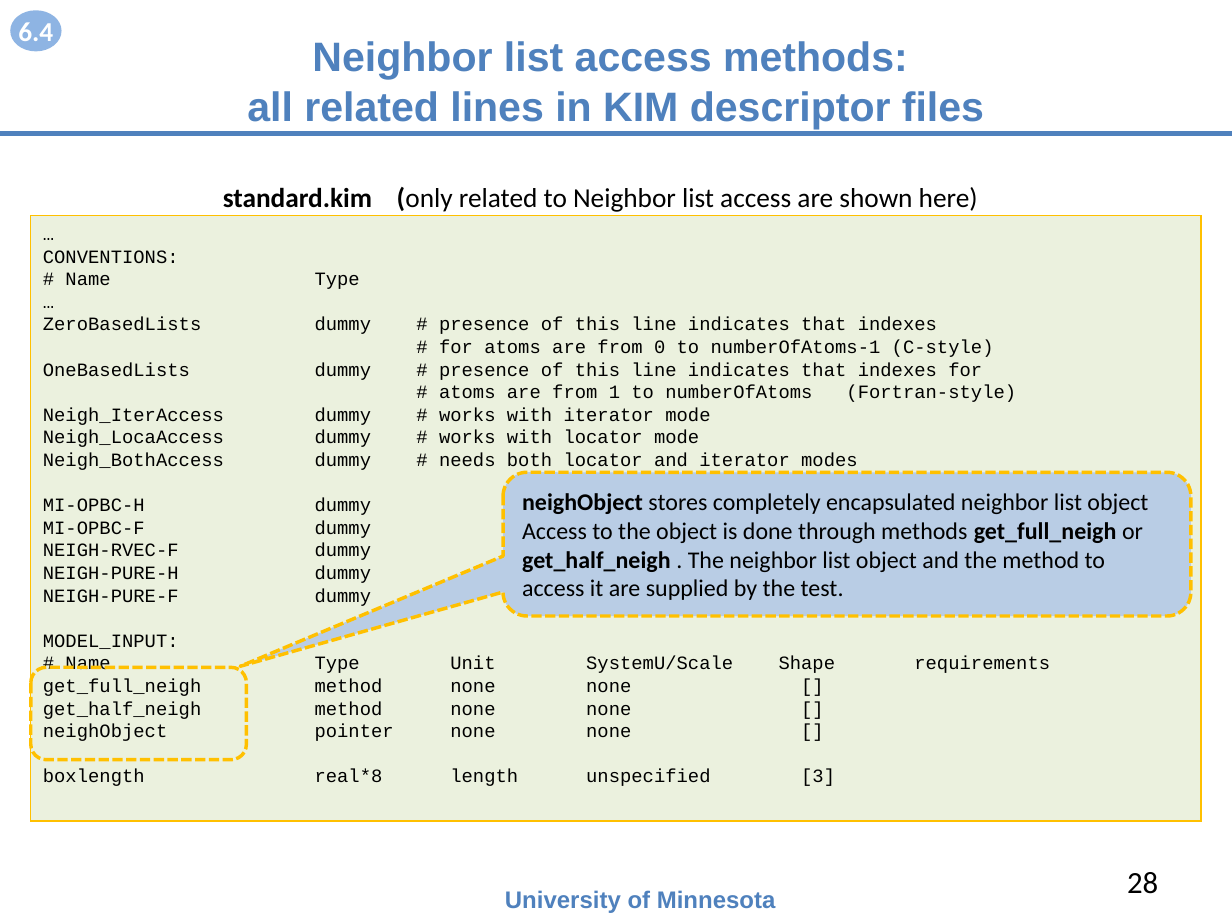
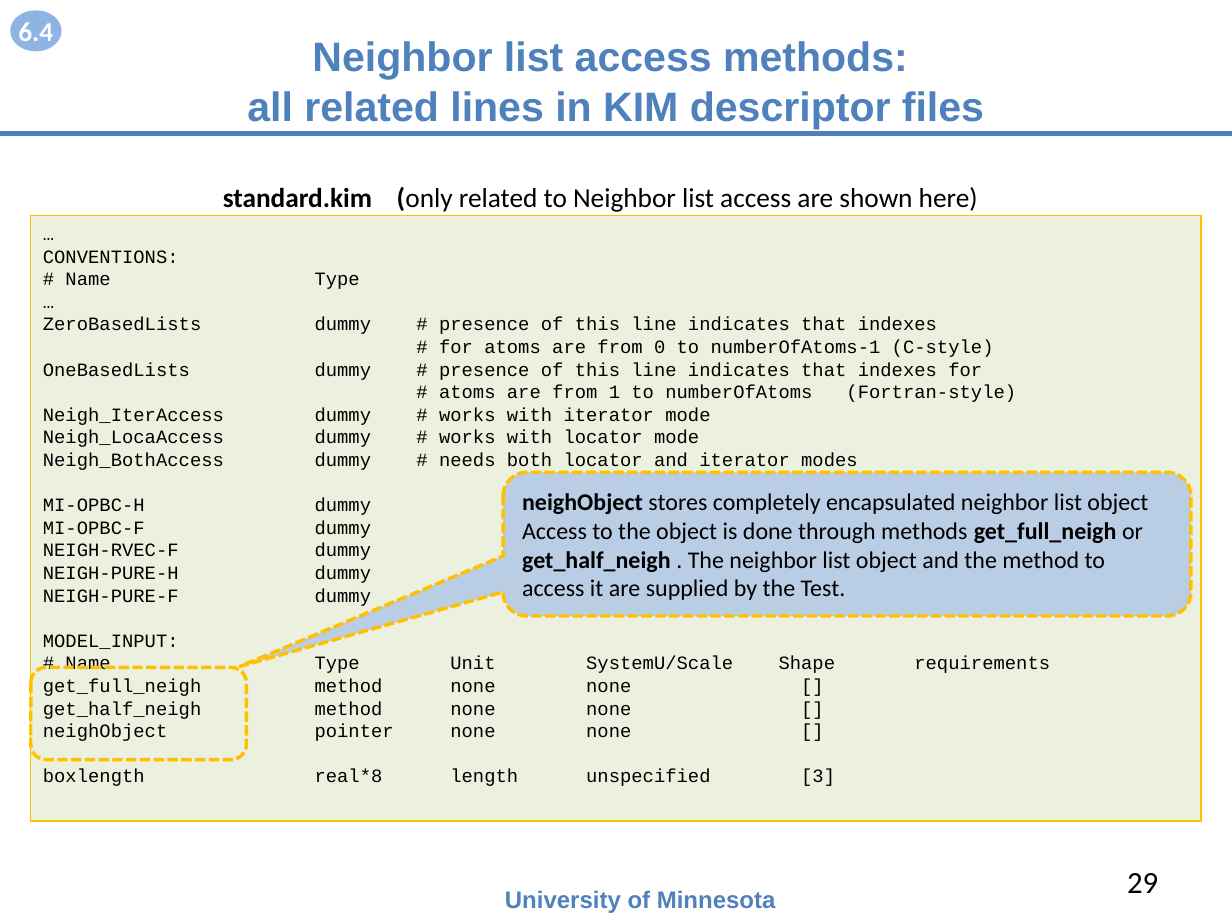
Before and after one commit to openkim/kim-api, a slide deck: slide 29 of DOCs/openkim-api-introduction.pptx (slide 28 before the commit). Drawn at 1232x924 pixels with LibreOffice and Linux fonts; fonts in the diff are those of the drawing. Boxes give left, top, right and bottom in pixels: in the first picture for what was removed or moved away, otherwise in the second. Text is boxed around its words. In the diff, an @@ line names an element or a change of style, - is before the commit and + after.

```diff
--- a/DOCs/openkim-api-introduction.pptx
+++ b/DOCs/openkim-api-introduction.pptx
@@ text in rounded speech box at (522, 522, 1143, 600): text changed @@
-Access to the object is done through methods get_full_neigh or get_half_neigh . The neighbor list object and the method to access it are supplied by the test.
+Access to the object is done through methods get_full_neigh or get_half_neigh . The neighbor list object and the method to access it are supplied by the Test.
@@ page number at (1127, 873, 1158, 893): text changed @@
-28
+29
```
Also in this commit, not shown: 20 other slides changed, 1 slide added, 7 slides removed, 2 other files.
